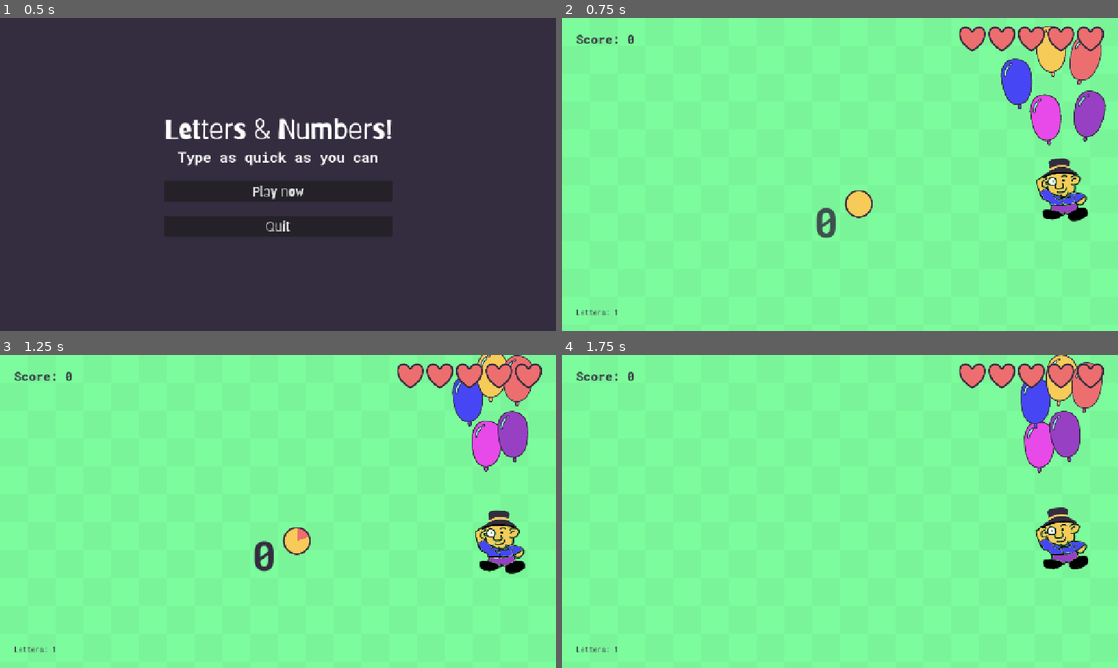
Above: before the commit, frames 1-4 (two rows, left to right).
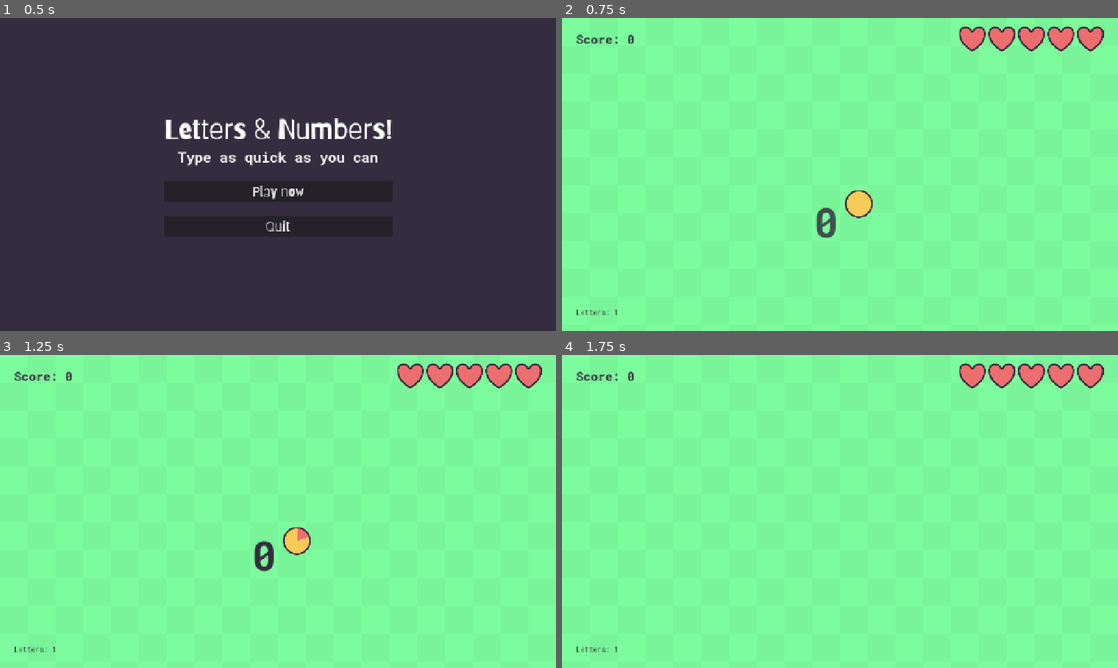
Above: after the commit, the same moments.

Repository: dewald-els/-beginners_jam_march25_reflections
Game: Godot game, scene res://scenes/main_menu/main_menu.tscn
Two runs of this game, one before a commit and one after it. Both use one fixed random seed, a clock stepped at 60 frames per second and the inputs below.
Inputs:
- Up to frame 1 (0.5 s): no input
- Up to frame 2 (0.75 s): click "Play now" at 0.5 s
- Up to frame 3 (1.25 s): no input
- Up to frame 4 (1.75 s): tap Enter at 1.25 s; tap Z at 1.35 s

Frame 1 is identical in both runs. In frame 2, 4.4% of the frame differs, in the area x 78-98%, y 2-66%; in frame 3, 4.0%; in frame 4, 4.0%.

Commit message:
fix: Spawns multi chars when spamming keyboard

Diff:
--- a/reflections/scenes/game/game.gd
+++ b/reflections/scenes/game/game.gd
@@ -26,6 +26,8 @@
 
 var correct_letters: Array[Dictionary] = []
 var incorrect_letters: Array[Dictionary] = []
+var is_spawing_new_letter: bool = false
+var is_handling_input: bool = false
 
 func _ready() -> void:
 
@@ -36,14 +38,21 @@
 
 	current_letter_interval = initial_letter_interval
 
-	_create_next_letter()
-	_start_new_timer()
+	_next()
 
 
 func _get_next_letter() -> String:
 	randomize()
 	return SOURCE_TEXT[randi() % SOURCE_TEXT.size()]
 
+func _next() -> void:
+	if is_spawing_new_letter:
+		return
+
+	is_spawing_new_letter = true
+	_create_next_letter()
+	_start_new_timer()
+	is_spawing_new_letter = false
 
 func _create_next_letter() -> void:
 	if is_dead:
@@ -70,6 +79,9 @@
 
 
 func _unhandled_input(event: InputEvent) -> void:
+	if is_handling_input:
+		return
+
 	if next_letter_timer.is_stopped():
 		return
 
@@ -80,6 +92,7 @@
 		return
 
 	if event is InputEventKey and event.pressed:
+		is_handling_input = true
 
 		var keycode:int = event.keycode
 
@@ -94,8 +107,7 @@
 				score_label.text = "Score: " + str(score)
 				current_letter.destroy(true)
 				next_letter_timer.stop()
-				_create_next_letter()
-				_start_new_timer()
+				_next()
 			else:
 				game_camera.shake(100)
 				current_letter.destroy(false)
@@ -105,6 +117,8 @@
 				})
 				await get_tree().create_timer(0.5).timeout
 				_on_next_letter_timeout()
+
+		is_handling_input = false
 
 
 func _valid_keycode_entered(keycode: int) -> bool:
@@ -116,8 +130,7 @@
 		return
 
 	SignalBus.incorrect_input.emit()
-	_create_next_letter()
-	_start_new_timer()
+	_next()
 
 func _on_health_empty() -> void:
 	print("Dead")
--- a/reflections/scenes/game/game.tscn
+++ b/reflections/scenes/game/game.tscn
@@ -8,9 +8,8 @@
 [ext_resource type="Theme" uid="uid://3epe1etkbtt2" path="res://assets/themes/base_theme.tres" id="3_kelw5"]
 [ext_resource type="FontFile" uid="uid://dk53ru1bo0a5f" path="res://assets/fonts/RobotoMono-VariableFont_wght.ttf" id="4_lfrn8"]
 [ext_resource type="Texture2D" uid="uid://bg7tbifsmppm5" path="res://scenes/tiles/sprites/tile_green.png" id="8_87uf6"]
-[ext_resource type="PackedScene" uid="uid://dyw2agch1w57v" path="res://scenes/reflection/reflection_scene.tscn" id="9_2a8rs"]
 
-[sub_resource type="StyleBoxFlat" id="StyleBoxFlat_2a8rs"]
+[sub_resource type="StyleBoxFlat" id="StyleBoxFlat_87uf6"]
 bg_color = Color(0.486275, 0.988235, 0.611765, 1)
 
 [sub_resource type="FastNoiseLite" id="FastNoiseLite_bdhmt"]
@@ -99,6 +98,3 @@
 
 [node name="LettersContainer" type="Node" parent="."]
 unique_name_in_owner = true
-
-[node name="ReflectionScene" parent="." instance=ExtResource("9_2a8rs")]
-position = Vector2(1144, 365)
Not shown: 2 places in reflections/scenes/game/game.tscn that only renumber resources
